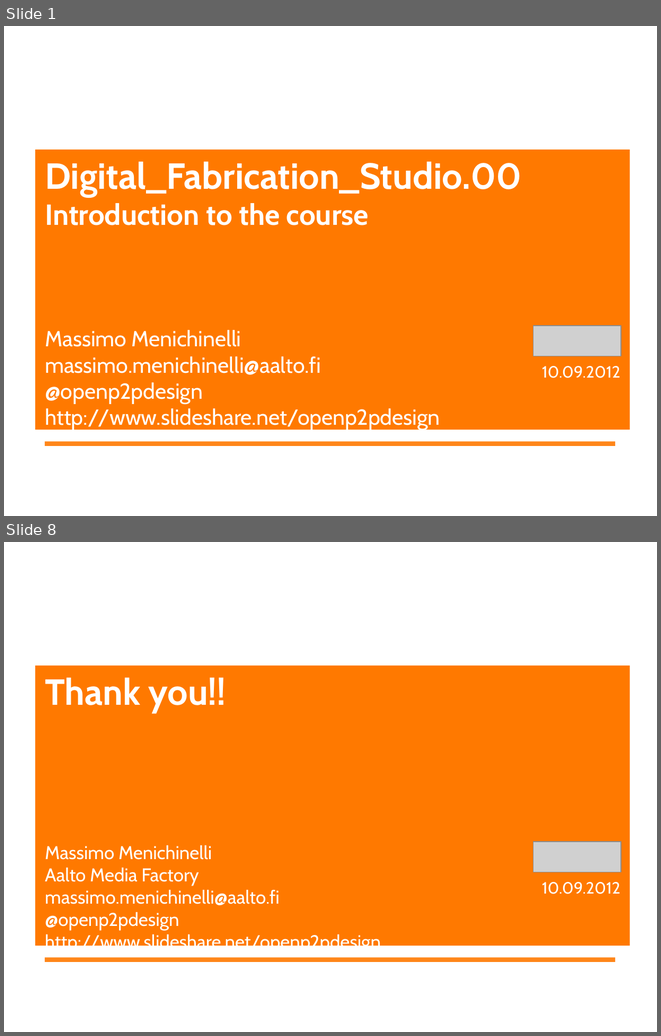
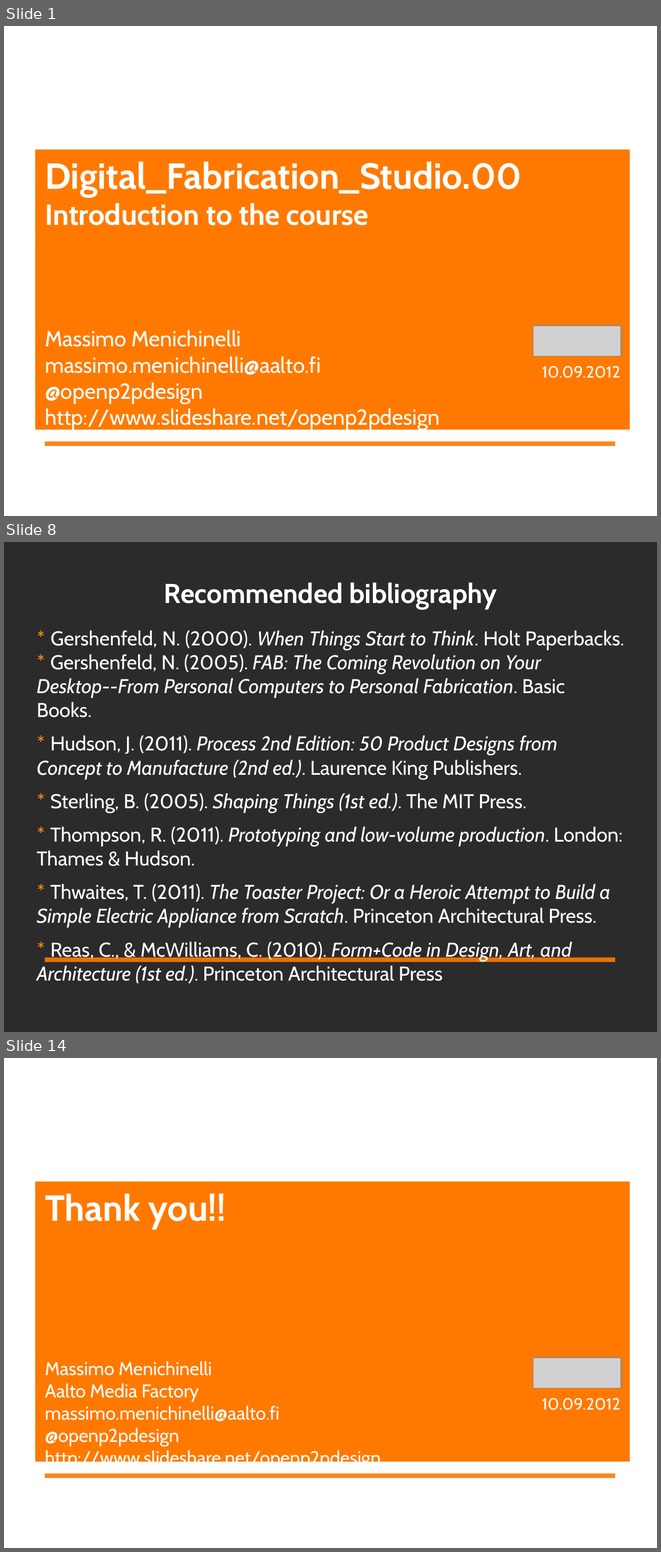
Before and after one commit to DigitalFabricationStudio/Slides, a slide deck: libreoffice/DigitalFabricationStudio.00__Introduction.odp. Shown one above the other, each under a label of ours: slides 1 and 8 before the commit, slides 1, 8 and 14 after it; the slides between them are not shown. The pictures are 661x1036 and 661x1552 pixels, drawn with LibreOffice and Linux fonts; fonts in the diff are those of the drawing; grey boxes stand for pictures; background and template pictures are left out; a plain dark background stands for a picture behind light text. Boxes give left, top, right and bottom in pixels: in the first picture for what was removed or moved away, otherwise in the second. Text is boxed around its words. In the diff, an @@ line names an element or a change of style, - is before the commit and + after.

```diff
--- a/libreoffice/DigitalFabricationStudio.00__Introduction.odp
+++ b/libreoffice/DigitalFabricationStudio.00__Introduction.odp
@@ slide 8 added at [4, 542, 657, 1032], background picture (left out); not listed: 1 template element that a slide beside it also shows @@
@@ title added at [164, 582, 496, 609], 30 pt, text #FFFFFF, bold @@
+Recommended bibliography
@@ text added at [37, 630, 624, 983], 22 pt, text #FFFFFF, italic @@
+* Gershenfeld, N. (2000). When Things Start to Think. Holt Paperbacks.
+* Gershenfeld, N. (2005). FAB: The Coming Revolution on Your Desktop--From Personal Computers to Personal Fabrication. Basic Books.
+* Hudson, J. (2011). Process 2nd Edition: 50 Product Designs from Concept to Manufacture (2nd ed.). Laurence King Publishers.
+* Sterling, B. (2005). Shaping Things (1st ed.). The MIT Press.
+* Thompson, R. (2011). Prototyping and low-volume production. London: Thames & Hudson.
+* Thwaites, T. (2011). The Toaster Project: Or a Heroic Attempt to Build a Simple Electric Appliance from Scratch. Princeton Architectural Press.
+* Reas, C., & McWilliams, C. (2010). Form+Code in Design, Art, and Architecture (1st ed.). Princeton Architectural Press
@@ what was slide 8 is now slide 14 @@
```
Also in this commit, not shown: 2 slides changed, 9 other slides added, 4 slides removed.
